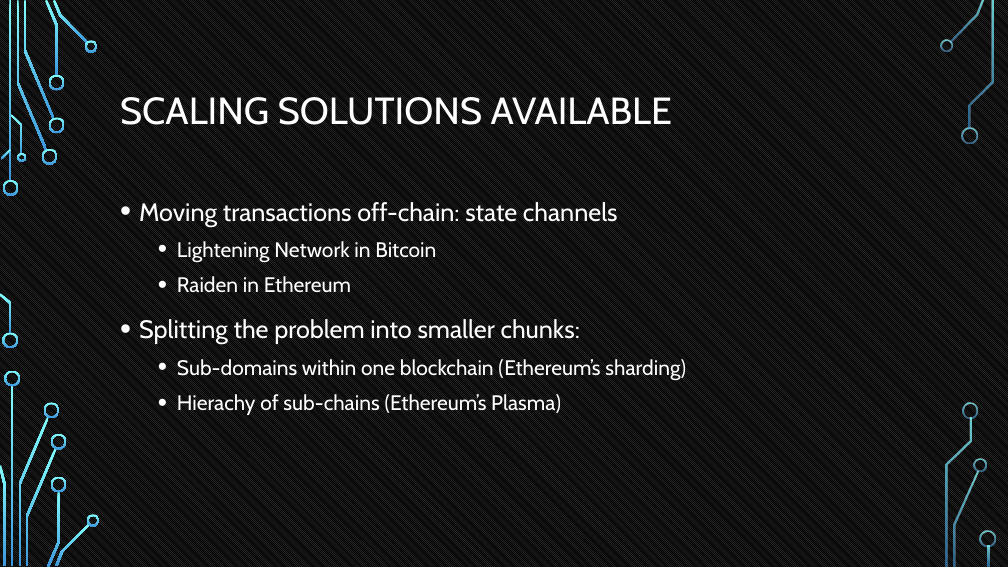
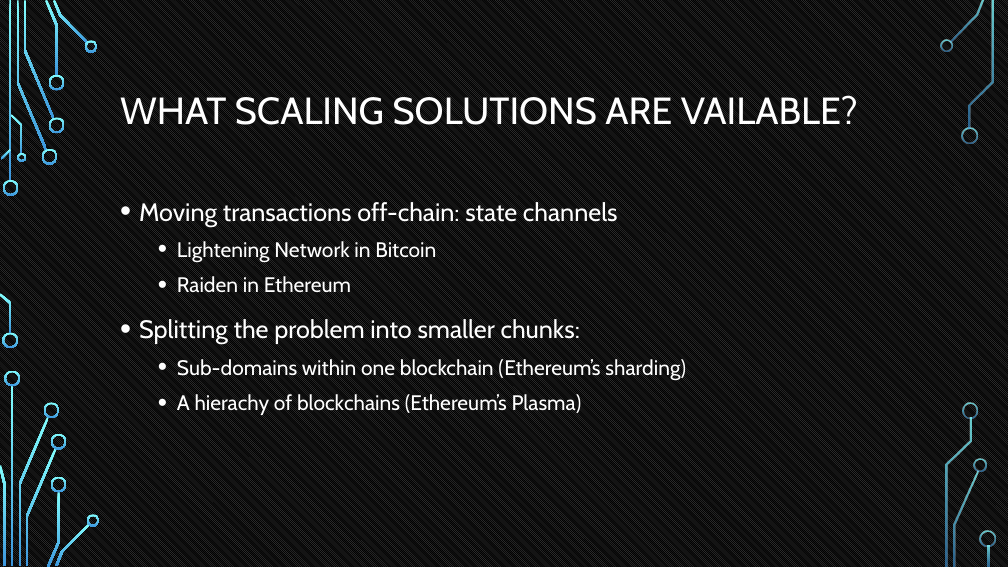
Before and after one commit to tokenika/tokenika.github.io, a slide deck: slide 10 of WarsawBlock(3).pptx. Drawn at 1008x567 pixels with LibreOffice and Linux fonts; fonts in the diff are those of the drawing; background and template pictures are left out. Boxes give left, top, right and bottom in pixels: in the first picture for what was removed or moved away, otherwise in the second. Text is boxed around its words. In the diff, an @@ line names an element or a change of style, - is before the commit and + after.

```diff
--- a/WarsawBlock(3).pptx
+++ b/WarsawBlock(3).pptx
@@ title at [120, 95, 858, 125]: text changed @@
-SCALING SOLUTIONS AVAILABLE
+WHAT SCALING SOLUTIONS ARE VAILABLE?
@@ text at [177, 394, 582, 415]: text changed @@
-  • Hierachy of sub-chains (Ethereum’s Plasma)
+  • A hierachy of blockchains (Ethereum’s Plasma)
```
Also in this commit, not shown: 1 other slide changed, 1 other file.
